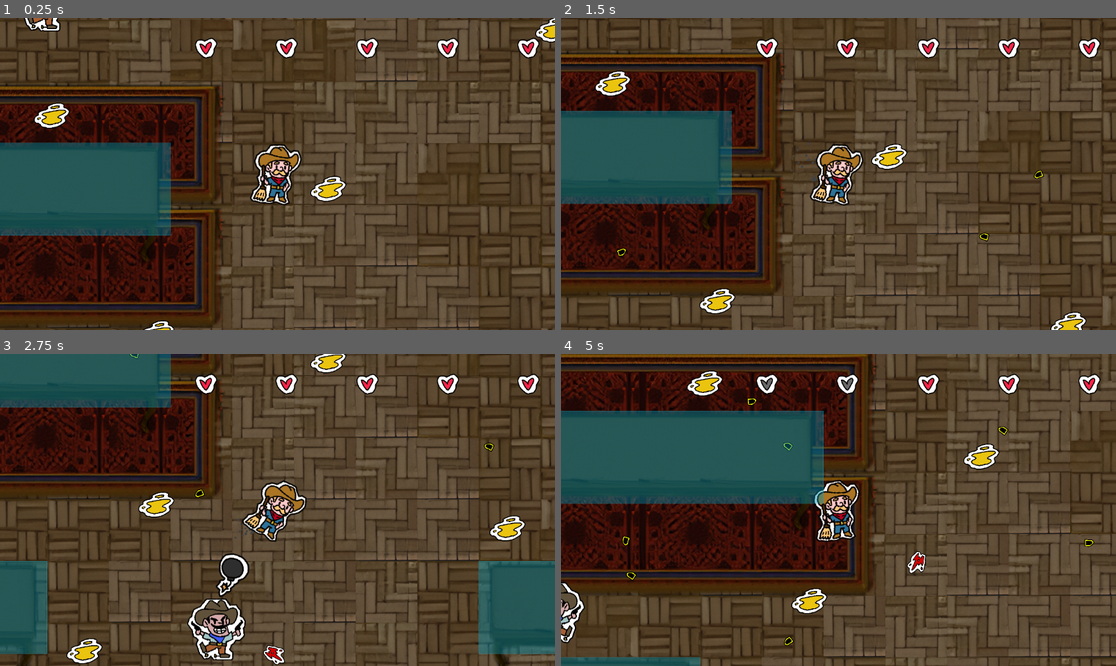
Above: before the commit, frames 1-4 (two rows, left to right).
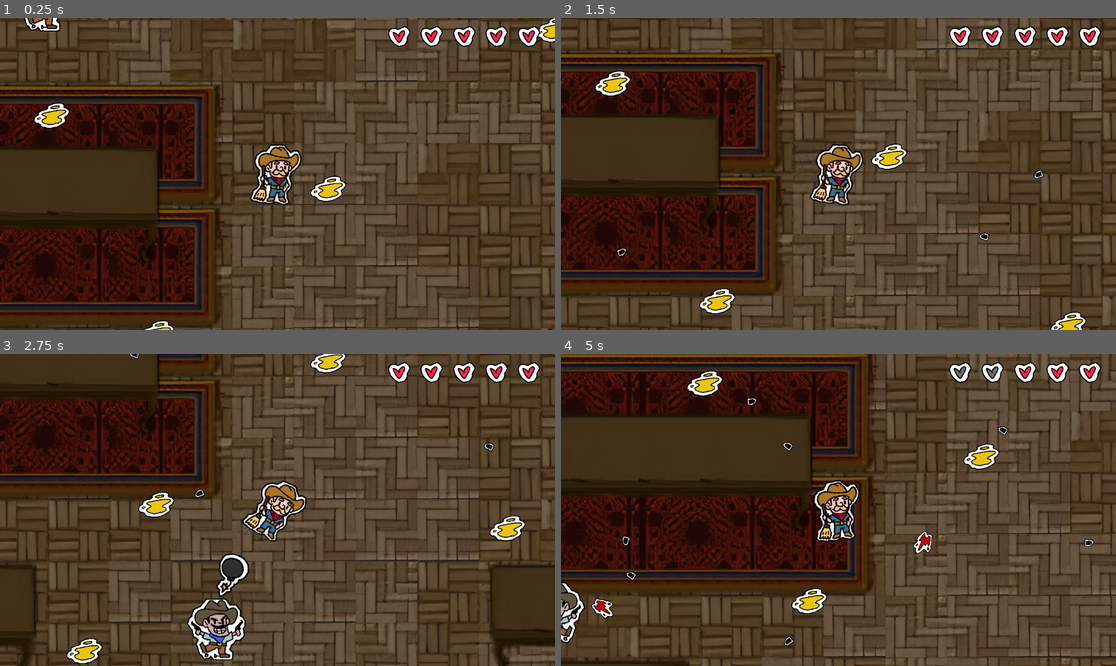
Above: after the commit, the same moments.

Repository: LavenderPlush/SaloonBrawl
Game: Godot game, scene res://Maps/wild_west_saloon.tscn
Two runs of this game, one before a commit and one after it. Both use one fixed random seed, a clock stepped at 60 frames per second and the inputs below.
Inputs:
- Up to frame 1 (0.25 s): no input
- Up to frame 2 (1.5 s): hold D (right) 0.53-1.28 s; hold E (interact) 0.53-1.28 s; hold S (down) from 1.28 s (still down); tap E (interact) at 1.35 s
- Up to frame 3 (2.75 s): release S (down) at 2.03 s; hold D (right) from 2.03 s (still down); hold E (interact) from 2.03 s (still down)
- Up to frame 4 (5 s): release D (right) at 2.78 s; release E (interact) at 2.78 s; hold W (up) 2.78-3.53 s; tap E (interact) at 2.85, 4.35 s; hold E (interact) 3.53-4.28 s; hold A (left) from 3.53 s (still down)

The runs differ from the first frame. In frame 1, 11% of the frame differs, in the area x 0-98%, y 2-70%; in frame 2, 11%; in frame 3, 14%; in frame 4, 17%, in the area x 0-98%, y 2-100%.

Commit message:
Bug fixes

Diff:
--- a/Characters/bullet.gd
+++ b/Characters/bullet.gd
@@ -1,7 +1,8 @@
 extends Area2D
 class_name Bullet
 
-@export var blood_splat_range: float = 2.0
+@export var blood_splat_max: float = 80.0
+@export var blood_splat_min: float = 50.0
 @export var blood_chance: float = 0.2
 
 var _movement: Vector2 = Vector2(0,0)
@@ -23,7 +24,10 @@
 	if randf() > blood_chance:
 		return
 	var blood = blood_scene.instantiate()
-	blood.global_position = global_position + _movement * -1 * (randf() * blood_splat_range)
+	blood.global_position = (global_position
+		+ _movement.normalized() * -1
+		* (blood_splat_min + randf() * blood_splat_max - blood_splat_min)
+	)
 	blood.rotation = (_movement * -1).angle()
 	get_tree().root.add_child(blood)
 
--- a/Characters/bullet.tscn
+++ b/Characters/bullet.tscn
@@ -12,8 +12,6 @@
 blood_chance = 0.7
 
 [node name="Sprite2D" type="Sprite2D" parent="."]
-modulate = Color(1, 1, 0.07450981, 1)
-self_modulate = Color(1, 1, 0.09803922, 1)
 rotation = 3.1415927
 scale = Vector2(0.5, 0.5)
 texture = ExtResource("2_t4uhm")
--- a/Characters/enemy_manager.gd
+++ b/Characters/enemy_manager.gd
@@ -25,6 +25,7 @@
 	var patron = patron_scene.instantiate()
 	patron.global_position = pos
 	add_child(patron)
+	patron.connect("death", on_patron_death)
 	var tmp_patrons = patrons.duplicate()
 	tmp_patrons.append(patron)
 	update_patron_targets(tmp_patrons)
--- a/Characters/health_bar.tscn
+++ b/Characters/health_bar.tscn
@@ -13,7 +13,7 @@
 script = ExtResource("1_onk12")
 
 [node name="HeartContainer" type="HBoxContainer" parent="."]
-custom_minimum_size = Vector2(1000, 0)
+custom_minimum_size = Vector2(400, 0)
 layout_mode = 0
 offset_right = 40.0
 offset_bottom = 40.0
--- a/Maps/wild_west_saloon.tscn
+++ b/Maps/wild_west_saloon.tscn
@@ -4,20 +4,18 @@
 [ext_resource type="PackedScene" uid="uid://dhyyi853mkcb3" path="res://Characters/enemy_manager.tscn" id="3_tngpi"]
 [ext_resource type="PackedScene" uid="uid://btq4g3h0fm8dx" path="res://Characters/patron.tscn" id="4_kqypi"]
 [ext_resource type="PackedScene" uid="uid://cokg6av2uax0d" path="res://game_manager.tscn" id="5_kqypi"]
-[ext_resource type="PackedScene" path="res://Interactables/beer_pool.tscn" id="6_5k6n7"]
+[ext_resource type="PackedScene" uid="uid://crj7p5vn5aya1" path="res://Interactables/beer_pool.tscn" id="6_5k6n7"]
 
 [node name="Wild West Saloon" instance=ExtResource("1_cm30e")]
 
 [node name="Tiles" parent="." index="0"]
 z_index = -2
-collision_visibility_mode = 1
 
 [node name="Deco" parent="." index="1"]
 z_index = -2
 
 [node name="Furniture" parent="." index="2"]
 z_index = -1
-collision_visibility_mode = 1
 
 [node name="EnemyManager" parent="." index="3" instance=ExtResource("3_tngpi")]
 
--- a/game_manager.tscn
+++ b/game_manager.tscn
@@ -13,7 +13,7 @@
 [node name="Camera2D" type="Camera2D" parent="Player"]
 
 [node name="HealthBar" parent="Player/Camera2D" instance=ExtResource("3_d5upp")]
-offset_left = -685.0
-offset_top = -264.0
-offset_right = -685.0
-offset_bottom = -264.0
+offset_left = -586.0
+offset_top = -288.0
+offset_right = -586.0
+offset_bottom = -288.0
Not shown: 1 places in game_manager.tscn that only renumber resources
